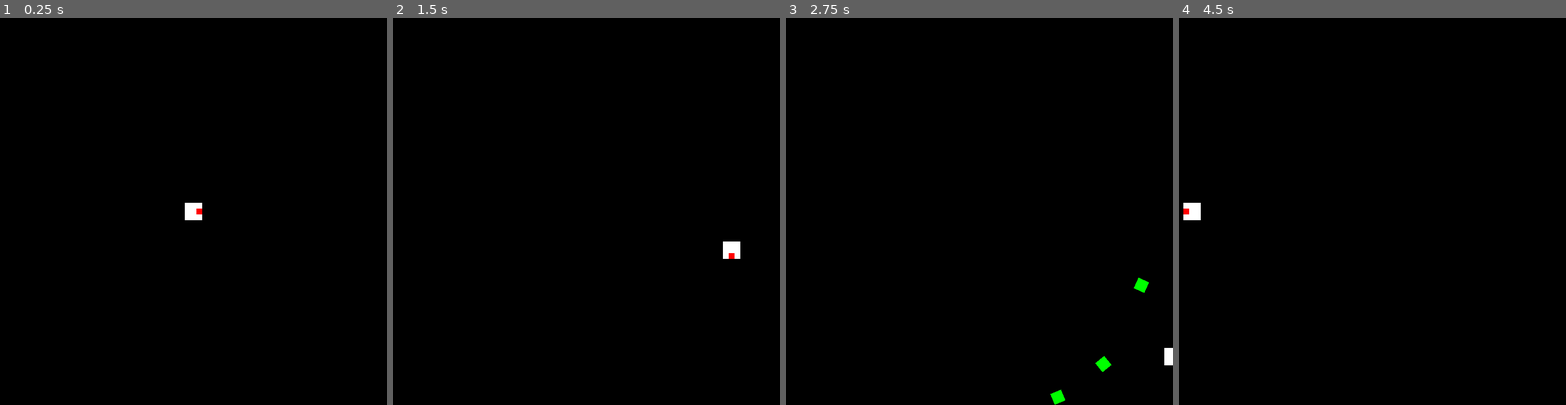
Above: before the commit, frames 1-4 (left to right).
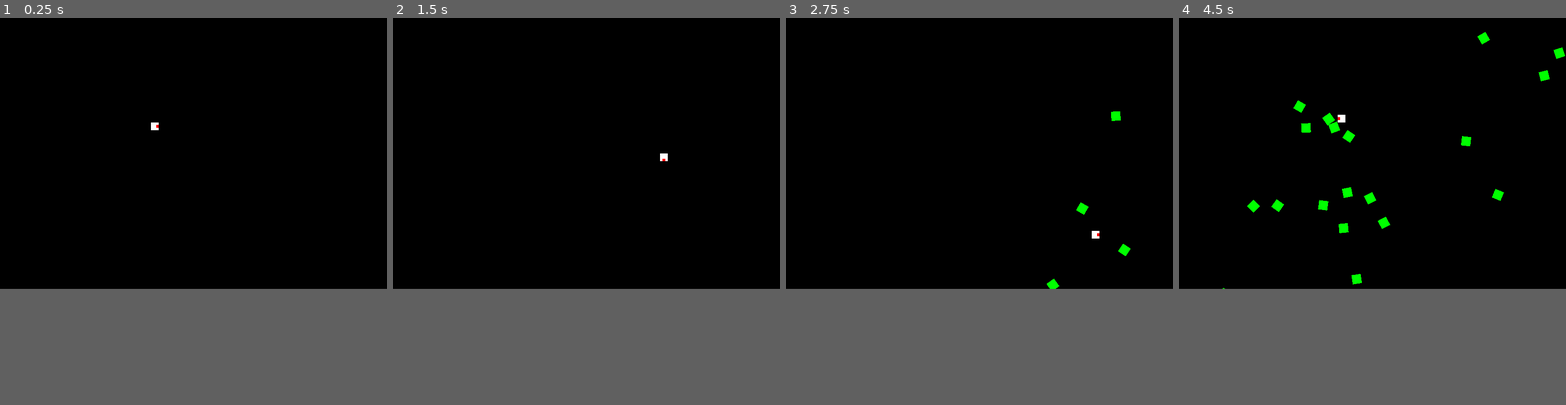
Above: after the commit, the same moments.

Repository: creikey/shmurn
Game: Godot game, scene res://Main.tscn
The game is run twice, just before and just after one commit, with the same random seed, the same clock (stepped at 60 frames per second) and the same inputs. Sound files missing from this copy of the repository are replaced by a short silence.
Inputs (mouse positions are in pixels of both pictures, inside the frame that each line leads up to):
- Up to frame 1 (0.25 s): no input
- Up to frame 2 (1.5 s): tap Enter at 0.5 s; move the mouse to (671, 192) at 0.52 s; press the mouse at (671, 192) at 0.53 s; hold D (g_right) 0.53-1.28 s; move the mouse to (509, 230) at 1.27 s; release the mouse at (509, 230) at 1.28 s; hold S (g_down) from 1.28 s (still down); click (509, 230) at 1.35 s
- Up to frame 3 (2.75 s): move the mouse to (1018, 126) at 2.02 s; release S (g_down) at 2.03 s; press the mouse at (1018, 126) at 2.03 s; hold D (g_right) from 2.03 s (still down)
- Up to frame 4 (4.5 s): move the mouse to (1353, 288) at 2.77 s; release D (g_right) at 2.78 s; release the mouse at (1353, 288) at 2.78 s; hold W (g_up) 2.78-3.53 s; click (1353, 288) at 2.85 s; tap Enter at 3.5 s; move the mouse to (1488, 269) at 3.52 s; press the mouse at (1488, 269) at 3.53 s; hold A (g_left) from 3.53 s (still down); move the mouse to (1256, 153) at 4.27 s; release the mouse at (1256, 153) at 4.28 s; click (1256, 153) at 4.35 s
In our replay, the window is 800x800 before the commit and 800x560 after it. These sizes can differ from the game's own. Grey fills any space a smaller window leaves; there, only what the larger window draws over its background counts as a difference.

The runs differ from the first frame. In frame 1, 0.2% of the frame differs, in the area x 39-53%, y 27-53%; in frame 2, 0.2%; in frame 3, 0.6%; in frame 4, 1.3%, in the area x 1-100%, y 3-70%.

Commit message:
Save audio state

Diff:
--- /dev/null
+++ b/src/AudioStreamPlayer.gd
@@ -0,0 +1,8 @@
+extends AudioStreamPlayer
+
+func _ready():
+	play(GameState.audio_position)
+
+
+func _on_AudioStreamPlayer_tree_exiting():
+	GameState.audio_position = get_playback_position()
--- a/src/GameState.gd
+++ b/src/GameState.gd
@@ -1,3 +1,4 @@
 extends Node
 
 var score: float = 0.0
+var audio_position: float = 0.0
--- a/src/Main.tscn
+++ b/src/Main.tscn
@@ -1,12 +1,13 @@
-[gd_scene load_steps=6 format=2]
+[gd_scene load_steps=7 format=2]
 
 [ext_resource path="res://player.png" type="Texture" id=1]
 [ext_resource path="res://Player.gd" type="Script" id=2]
 [ext_resource path="res://thieves.ogg" type="AudioStream" id=3]
 [ext_resource path="res://ZombieSpawner.gd" type="Script" id=4]
+[ext_resource path="res://AudioStreamPlayer.gd" type="Script" id=6]
 
 [sub_resource type="RectangleShape2D" id=1]
-extents = Vector2( 18, 18 )
+extents = Vector2( 11, 11 )
 
 [node name="Main" type="Node2D"]
 
@@ -17,7 +18,7 @@
 }
 
 [node name="Sprite" type="Sprite" parent="Player"]
-scale = Vector2( 12, 12 )
+scale = Vector2( 7, 7 )
 texture = ExtResource( 1 )
 
 [node name="CollisionShape2D" type="CollisionShape2D" parent="Player"]
@@ -29,5 +30,6 @@
 [node name="AudioStreamPlayer" type="AudioStreamPlayer" parent="."]
 stream = ExtResource( 3 )
 volume_db = -11.367
-autoplay = true
+script = ExtResource( 6 )
 [connection signal="area_entered" from="Player" to="Player" method="_on_Player_area_entered"]
+[connection signal="tree_exiting" from="AudioStreamPlayer" to="AudioStreamPlayer" method="_on_AudioStreamPlayer_tree_exiting"]
--- a/src/Zombie.gd
+++ b/src/Zombie.gd
@@ -3,6 +3,5 @@
 func _physics_process(delta):
 	global_position += Vector2(300, 0).rotated(rotation)*delta
 
-
 func _on_VisibilityNotifier2D_screen_exited():
 	queue_free()
--- a/src/project.godot
+++ b/src/project.godot
@@ -25,8 +25,10 @@
 
 [display]
 
-window/size/width=800
-window/size/height=800
+window/size/width=1000
+window/size/height=700
+window/stretch/mode="2d"
+window/stretch/aspect="keep"
 
 [input]
 
